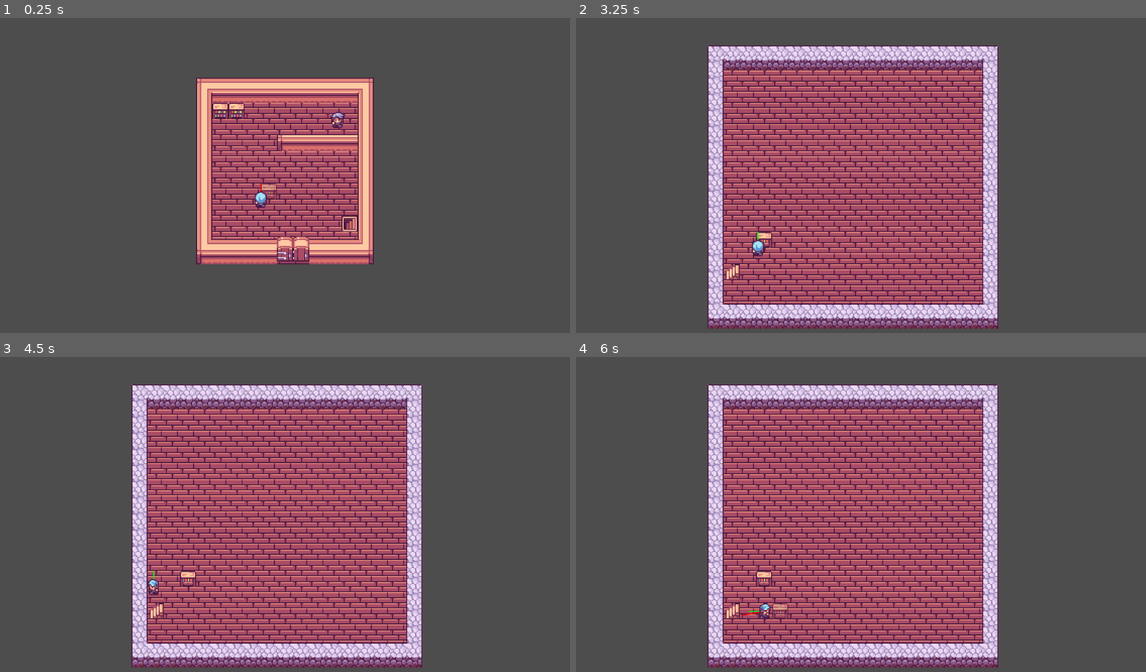
Above: before the commit, frames 1-4 (two rows, left to right).
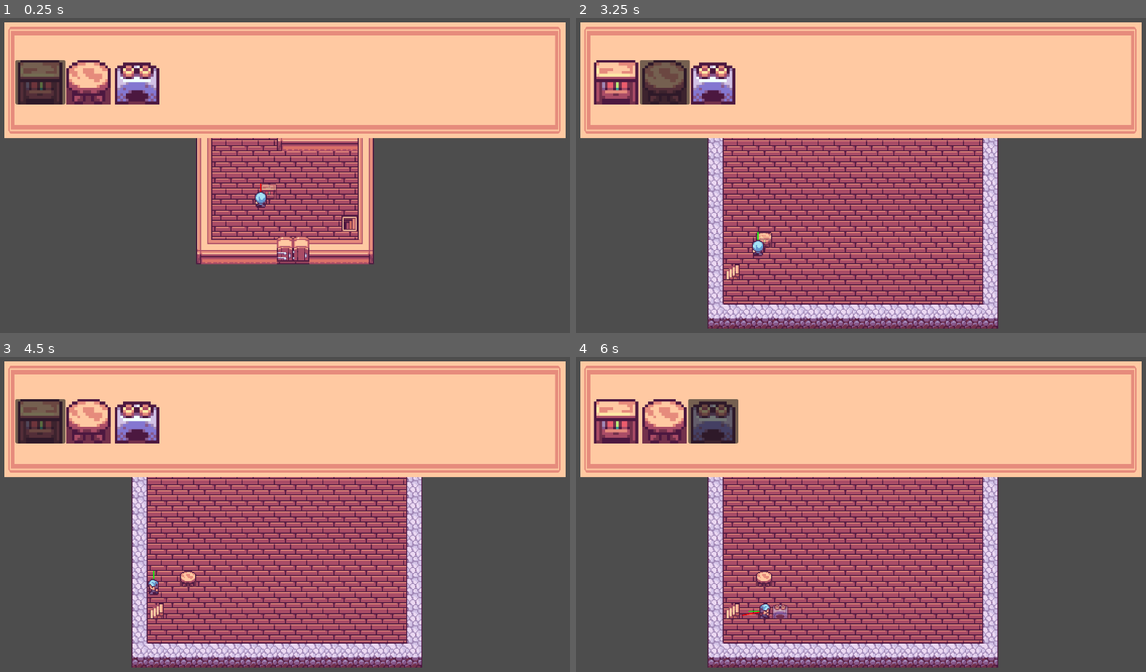
Above: after the commit, the same moments.

Repository: ToxicGLaDOS/hotel_game
Game: Godot game, scene res://main.tscn
The game is run twice, just before and just after one commit, with the same random seed, the same clock (stepped at 60 frames per second) and the same inputs.
Inputs:
- Up to frame 1 (0.25 s): no input
- Up to frame 2 (3.25 s): tap Enter at 0.5, 2 s; hold D (move_right) 0.53-1.28 s; hold Space (interact) 0.53-1.28 s; tap E (next_item, bound only after the commit) at 0.8, 1.35, 3.05 s; hold Down (move_down) 1.28-2.03 s; tap Q (previous_item, bound only after the commit) at 1.55, 2.1 s; hold D (move_right) 2.03-2.78 s; hold Space (interact) 2.03-2.78 s; hold Up (move_up) from 2.78 s (still down); tap Space (interact) at 2.85 s
- Up to frame 3 (4.5 s): tap Space (interact) at 3.5 s; release Up (move_up) at 3.53 s; hold Left (move_left) from 3.53 s (still down); tap E (next_item, bound only after the commit) at 3.6 s; tap Q (previous_item, bound only after the commit) at 3.8, 4.35 s; tap Enter at 4.25 s
- Up to frame 4 (6 s): tap Space (interact) at 4.55, 5 s; release Left (move_left) at 5.03 s; hold Down (move_down) 5.03-5.78 s; hold Space (interact) 5.03-5.78 s; tap E (next_item, bound only after the commit) at 5.3, 5.85 s; hold D (move_right) from 5.78 s (still down)

The runs differ from the first frame. In frame 1, 35% of the frame differs, in the area x 0-100%, y 1-39%; in frame 2, 36%; in frame 3, 36%; in frame 4, 36%, in the area x 0-100%, y 1-83%.

Commit message:
Add selector for which item to place

Diff:
--- a/interior.tres
+++ b/interior.tres
@@ -921,10 +921,6 @@
 6:1/0 = 0
 6:1/0/physics_layer_0/linear_velocity = Vector2(0, 0)
 6:1/0/physics_layer_0/angular_velocity = 0.0
-0:2/0 = 0
-0:2/0/physics_layer_0/linear_velocity = Vector2(0, 0)
-0:2/0/physics_layer_0/angular_velocity = 0.0
-0:2/0/physics_layer_0/polygon_0/points = PackedVector2Array(-8, -8, 8, -8, 8, 8, -8, 8)
 1:2/0 = 0
 1:2/0/physics_layer_0/linear_velocity = Vector2(0, 0)
 1:2/0/physics_layer_0/angular_velocity = 0.0
@@ -1143,6 +1139,10 @@
 1:13/0 = 0
 1:13/0/physics_layer_0/linear_velocity = Vector2(0, 0)
 1:13/0/physics_layer_0/angular_velocity = 0.0
+0:2/0 = 0
+0:2/0/physics_layer_0/linear_velocity = Vector2(0, 0)
+0:2/0/physics_layer_0/angular_velocity = 0.0
+0:2/0/physics_layer_0/polygon_0/points = PackedVector2Array(-8, -8, 8, -8, 8, 8, -8, 8)
 
 [resource]
 physics_layer_0/collision_layer = 1
--- /dev/null
+++ b/item_selector.gd
@@ -0,0 +1,38 @@
+extends MarginContainer
+class_name ItemSelector
+
+@export var selector: Panel
+@export var hbox: HBoxContainer
+
+var selected_item_index = 0
+var tile_size = 16
+# This is the position of the tile in the TileSet
+# this assumes that the tile_size above is correct
+# and the items in the selector are all the 1 tile big
+var selected_tile_position = Vector2(0, 0)
+
+func _ready():
+    calculate_selected_tile_position()
+
+func next_item():
+    selected_item_index += 1
+    selected_item_index = selected_item_index % hbox.get_child_count()
+
+    move_selector()
+    calculate_selected_tile_position()
+
+func previous_item():
+    selected_item_index -= 1
+    selected_item_index = selected_item_index % hbox.get_child_count()
+
+    move_selector()
+    calculate_selected_tile_position()
+
+func move_selector():
+    var selected_item = hbox.get_child(selected_item_index)
+    var selected_item_center = selected_item.global_position + selected_item.size / 2
+    selector.global_position = selected_item_center - (selector.size / 2)
+
+func calculate_selected_tile_position():
+    var selected_item = hbox.get_child(selected_item_index)
+    selected_tile_position = selected_item.texture.region.position / tile_size
--- a/main.tscn
+++ b/main.tscn
@@ -10,6 +10,7 @@
 [ext_resource type="PackedScene" uid="uid://c2jwbm061qoiq" path="res://stairs_up.tscn" id="5_jruj5"]
 [ext_resource type="Texture2D" uid="uid://b12poelkjcx7h" path="res://images/ts_interiorDecorations.png" id="6_3dfvk"]
 [ext_resource type="Script" path="res://dialouge_box.gd" id="6_qdxx0"]
+[ext_resource type="Script" path="res://item_selector.gd" id="11_54dxh"]
 
 [sub_resource type="AtlasTexture" id="AtlasTexture_m6fue"]
 atlas = ExtResource("3_q1weh")
@@ -266,13 +267,25 @@
 [sub_resource type="CanvasTexture" id="CanvasTexture_4n076"]
 diffuse_texture = ExtResource("5_e6cjm")
 
+[sub_resource type="AtlasTexture" id="AtlasTexture_67uy7"]
+atlas = ExtResource("6_3dfvk")
+region = Rect2(0, 32, 16, 16)
+
+[sub_resource type="AtlasTexture" id="AtlasTexture_06m3u"]
+atlas = ExtResource("6_3dfvk")
+region = Rect2(48, 32, 16, 16)
+
+[sub_resource type="AtlasTexture" id="AtlasTexture_bt1xt"]
+atlas = ExtResource("6_3dfvk")
+region = Rect2(64, 32, 16, 16)
+
 [node name="Root" type="Node2D"]
 
 [node name="CharacterBody2D2" type="CharacterBody2D" parent="." node_paths=PackedStringArray("dialouge_box")]
 position = Vector2(76, -79)
 motion_mode = 1
 script = ExtResource("3_axne1")
-dialouge_box = NodePath("../CanvasLayer/MarginContainer")
+dialouge_box = NodePath("../CanvasLayer/DialougeBox")
 interact_text = Array[String](["Hey guy!", "I'm the desk clerk!", "This is a third message :)"])
 
 [node name="AnimatedSprite2D" type="AnimatedSprite2D" parent="CharacterBody2D2"]
@@ -324,7 +337,7 @@
 format = 2
 layer_0/modulate = Color(1, 1, 1, 0.568627)
 
-[node name="PlayerBody2D" type="CharacterBody2D" parent="." node_paths=PackedStringArray("animation", "preview_tilemap", "real_tilemap", "camera")]
+[node name="PlayerBody2D" type="CharacterBody2D" parent="." node_paths=PackedStringArray("animation", "preview_tilemap", "real_tilemap", "camera", "item_selector")]
 motion_mode = 1
 script = ExtResource("1_im0n3")
 SPEED = 100.0
@@ -333,6 +346,7 @@
 preview_tilemap = NodePath("../PlacementPreviewTileMap")
 real_tilemap = NodePath("../TileMap")
 camera = NodePath("../Camera2D")
+item_selector = NodePath("../CanvasLayer/ItemSelector")
 
 [node name="AnimatedSprite2D" type="AnimatedSprite2D" parent="PlayerBody2D"]
 texture_filter = 1
@@ -351,7 +365,7 @@
 
 [node name="CanvasLayer" type="CanvasLayer" parent="."]
 
-[node name="MarginContainer" type="MarginContainer" parent="CanvasLayer" node_paths=PackedStringArray("rich_text", "player")]
+[node name="DialougeBox" type="MarginContainer" parent="CanvasLayer" node_paths=PackedStringArray("rich_text", "player")]
 visible = false
 anchors_preset = 12
 anchor_top = 1.0
@@ -368,12 +382,12 @@
 rich_text = NodePath("TextureRect/DialougeText")
 player = NodePath("../../PlayerBody2D")
 
-[node name="TextureRect" type="TextureRect" parent="CanvasLayer/MarginContainer"]
+[node name="TextureRect" type="TextureRect" parent="CanvasLayer/DialougeBox"]
 layout_mode = 2
 texture = SubResource("CanvasTexture_4n076")
 expand_mode = 1
 
-[node name="DialougeText" type="RichTextLabel" parent="CanvasLayer/MarginContainer/TextureRect"]
+[node name="DialougeText" type="RichTextLabel" parent="CanvasLayer/DialougeBox/TextureRect"]
 layout_mode = 1
 anchors_preset = 15
 anchor_right = 1.0
@@ -388,6 +402,63 @@
 theme_override_font_sizes/normal_font_size = 23
 text = "Hello goober. You're a goofball teehee"
 
+[node name="ItemSelector" type="MarginContainer" parent="CanvasLayer" node_paths=PackedStringArray("selector", "hbox")]
+anchors_preset = 10
+anchor_right = 1.0
+offset_bottom = 270.0
+grow_horizontal = 2
+theme_override_constants/margin_left = 20
+theme_override_constants/margin_top = 20
+theme_override_constants/margin_right = 20
+theme_override_constants/margin_bottom = 20
+script = ExtResource("11_54dxh")
+selector = NodePath("TextureRect/Selector")
+hbox = NodePath("TextureRect/HBoxContainer")
+metadata/_edit_use_anchors_ = true
+
+[node name="TextureRect" type="TextureRect" parent="CanvasLayer/ItemSelector"]
+layout_mode = 2
+texture = ExtResource("5_e6cjm")
+expand_mode = 1
+
+[node name="HBoxContainer" type="HBoxContainer" parent="CanvasLayer/ItemSelector/TextureRect"]
+layout_mode = 1
+anchors_preset = 15
+anchor_right = 1.0
+anchor_bottom = 1.0
+offset_left = 27.0
+offset_top = 75.0
+offset_right = -29.0
+offset_bottom = -67.0
+grow_horizontal = 2
+grow_vertical = 2
+theme_override_constants/separation = 8
+
+[node name="TextureRect" type="TextureRect" parent="CanvasLayer/ItemSelector/TextureRect/HBoxContainer"]
+layout_mode = 2
+texture = SubResource("AtlasTexture_67uy7")
+expand_mode = 3
+stretch_mode = 4
+
+[node name="TextureRect2" type="TextureRect" parent="CanvasLayer/ItemSelector/TextureRect/HBoxContainer"]
+layout_mode = 2
+texture = SubResource("AtlasTexture_06m3u")
+expand_mode = 3
+stretch_mode = 4
+
+[node name="TextureRect3" type="TextureRect" parent="CanvasLayer/ItemSelector/TextureRect/HBoxContainer"]
+layout_mode = 2
+texture = SubResource("AtlasTexture_bt1xt")
+expand_mode = 3
+stretch_mode = 4
+
+[node name="Selector" type="Panel" parent="CanvasLayer/ItemSelector/TextureRect"]
+layout_mode = 0
+offset_left = 21.5
+offset_top = 75.0
+offset_right = 120.5
+offset_bottom = 163.0
+
 [connection signal="area_entered" from="PlayerBody2D/TransitionTrigger" to="PlayerBody2D" method="_on_transition_trigger_area_entered"]
 
 [editable path="TileMap/EntryToBasementStairs"]
--- a/player.gd
+++ b/player.gd
@@ -7,6 +7,7 @@
 @export var preview_tilemap: TileMap
 @export var real_tilemap: TileMap
 @export var camera: Camera2D
+@export var item_selector: ItemSelector
 enum directions {UP, RIGHT, DOWN, LEFT}
 
 var facing = directions.UP
@@ -25,9 +26,13 @@
 
     # Create the preview of the placement
     if can_place():
-        preview_tilemap.set_cell(transparent_layer, preview_tilemap.local_to_map(get_interaction_point()), tileset_source_id, Vector2i(0,2))
+        preview_tilemap.set_cell(transparent_layer, preview_tilemap.local_to_map(get_interaction_point()), tileset_source_id, item_selector.selected_tile_position)
 
     if player_enabled:
+        if Input.is_action_just_pressed("next_item"):
+            item_selector.next_item()
+        if Input.is_action_just_pressed("previous_item"):
+            item_selector.previous_item()
         if Input.is_action_just_pressed("interact"):
             var space_state = get_world_2d().direct_space_state
             # use global coordinates, not local to node
@@ -39,7 +44,7 @@
                 var player_interaction_layer = 2
                 var tileset_id = 2
                 var place_tile_position = real_tilemap.local_to_map(get_interaction_point())
-                real_tilemap.set_cell(player_interaction_layer, place_tile_position, tileset_id, Vector2i(0,2))
+                real_tilemap.set_cell(player_interaction_layer, place_tile_position, tileset_id, item_selector.selected_tile_position)
 
             # This is just for debug
             if Input.is_action_pressed("interact") or Input.is_action_just_released("interact"):
--- a/project.godot
+++ b/project.godot
@@ -50,6 +50,16 @@
 , Object(InputEventJoypadButton,"resource_local_to_scene":false,"resource_name":"","device":-1,"button_index":0,"pressure":0.0,"pressed":false,"script":null)
 ]
 }
+next_item={
+"deadzone": 0.5,
+"events": [Object(InputEventKey,"resource_local_to_scene":false,"resource_name":"","device":-1,"window_id":0,"alt_pressed":false,"shift_pressed":false,"ctrl_pressed":false,"meta_pressed":false,"pressed":false,"keycode":0,"physical_keycode":69,"key_label":0,"unicode":101,"echo":false,"script":null)
+]
+}
+previous_item={
+"deadzone": 0.5,
+"events": [Object(InputEventKey,"resource_local_to_scene":false,"resource_name":"","device":-1,"window_id":0,"alt_pressed":false,"shift_pressed":false,"ctrl_pressed":false,"meta_pressed":false,"pressed":false,"keycode":0,"physical_keycode":81,"key_label":0,"unicode":113,"echo":false,"script":null)
+]
+}
 
 [rendering]
 
Not shown: 1 places in main.tscn that only renumber resources
